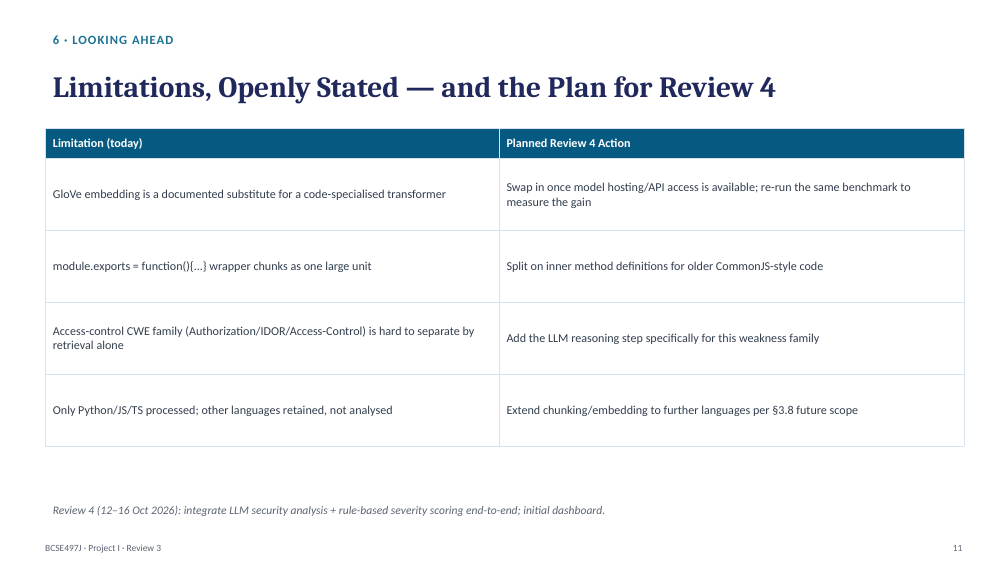
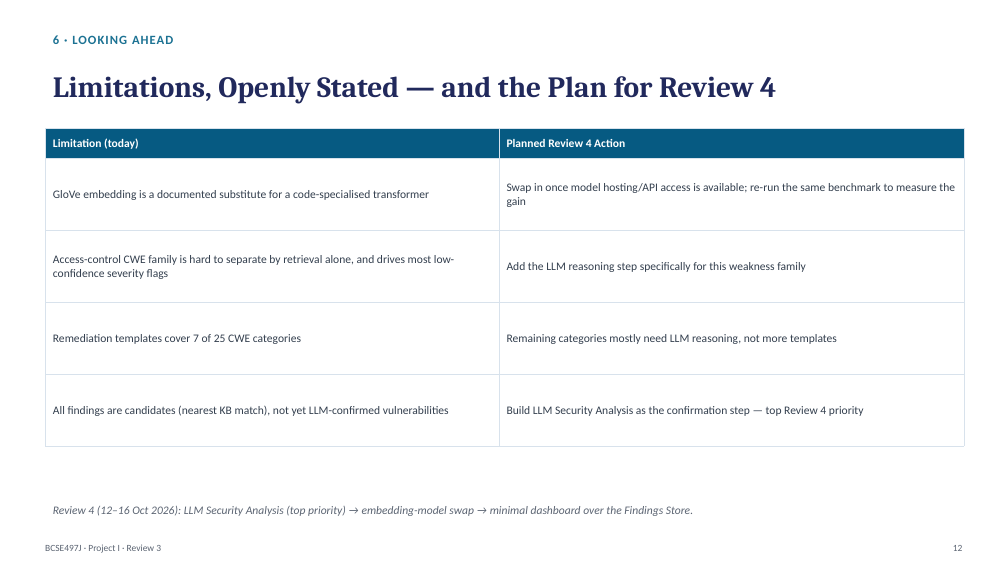
Before and after one commit to aakashsivakumar20/RAG-vuln-detection, a slide deck: slide 12 of ppt/Review3_Panel_Presentation.pptx (slide 11 before the commit). Drawn at 1008x567 pixels with LibreOffice and Linux fonts; fonts in the diff are those of the drawing. Boxes give left, top, right and bottom in pixels: in the first picture for what was removed or moved away, otherwise in the second. Text is boxed around its words. In the diff, an @@ line names an element or a change of style, - is before the commit and + after.

Commit message:
Extend Review 3 to 8/10 modules: Severity Scoring, Findings Store, Remediation Generation

```diff
--- a/ppt/Review3_Panel_Presentation.pptx
+++ b/ppt/Review3_Panel_Presentation.pptx
@@ table at <box>45,129,964,476</box> @@
-row 3, column 1: module.exports = function(){...} wrapper chunks as one large unit
+row 3, column 1: Access-control CWE family is hard to separate by retrieval alone, and drives most low-confidence severity flags
-row 3, column 2: Split on inner method definitions for older CommonJS-style code
+row 3, column 2: Add the LLM reasoning step specifically for this weakness family
-row 4, column 1: Access-control CWE family (Authorization/IDOR/Access-Control) is hard to separate by retrieval alone
+row 4, column 1: Remediation templates cover 7 of 25 CWE categories
-row 4, column 2: Add the LLM reasoning step specifically for this weakness family
+row 4, column 2: Remaining categories mostly need LLM reasoning, not more templates
-row 5, column 1: Only Python/JS/TS processed; other languages retained, not analysed
+row 5, column 1: All findings are candidates (nearest KB match), not yet LLM-confirmed vulnerabilities
-row 5, column 2: Extend chunking/embedding to further languages per §3.8 future scope
+row 5, column 2: Build LLM Security Analysis as the confirmation step — top Review 4 priority
@@ size 11.5 to 11 pt in "Limitation (today)", "Planned Review 4 Action", "GloVe embedding is a documented substitute for ...", "Swap in once model hosting/API access is ..." @@
@@ text at <box>53,506,693,516</box>: text changed @@
-Review 4 (12–16 Oct 2026): integrate LLM security analysis + rule-based severity scoring end-to-end; initial dashboard.
+Review 4 (12–16 Oct 2026): LLM Security Analysis (top priority) → embedding-model swap → minimal dashboard over the Findings Store.
```
Also in this commit, not shown: 6 other slides changed, 1 slide added, 18 other files.
